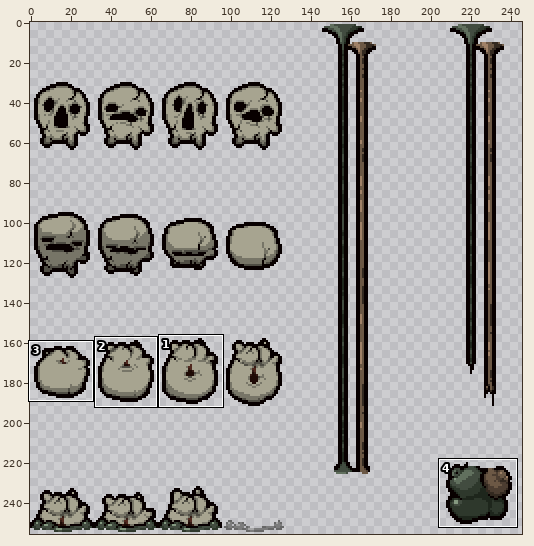
Edited in one commit: sprite sheet (resources/gfx/monsters/repentance/802.000_stillborn_corpse.png). The first picture is a wide view before the edit; the outline marks the close-up.
Close-up. Before the commit:
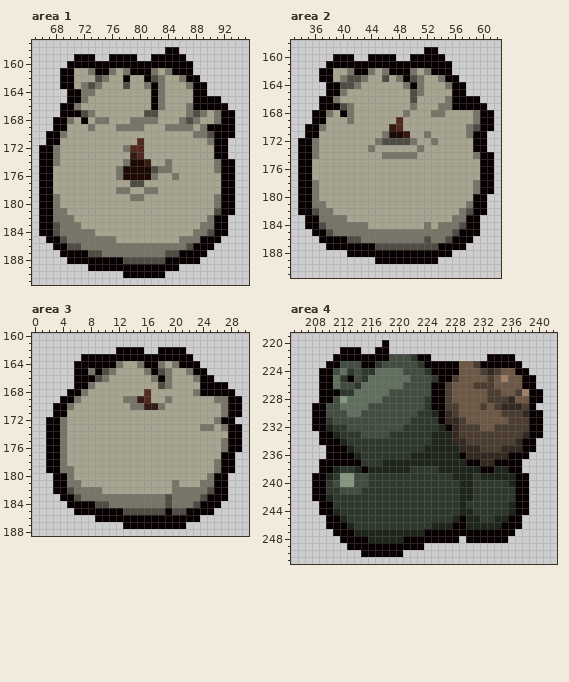
The file is 256x256 pixels. Colours within 5 levels of each other are drawn and written as one. Shown: area 1: x 65..95, y 157..191; area 2: x 33..62, y 158..191; area 3: x 0..30, y 160..188; area 4: x 205..242, y 219..251. The wide view leaves out empty margins. The commit also changed other parts of the picture, which this record leaves out.
After the commit:
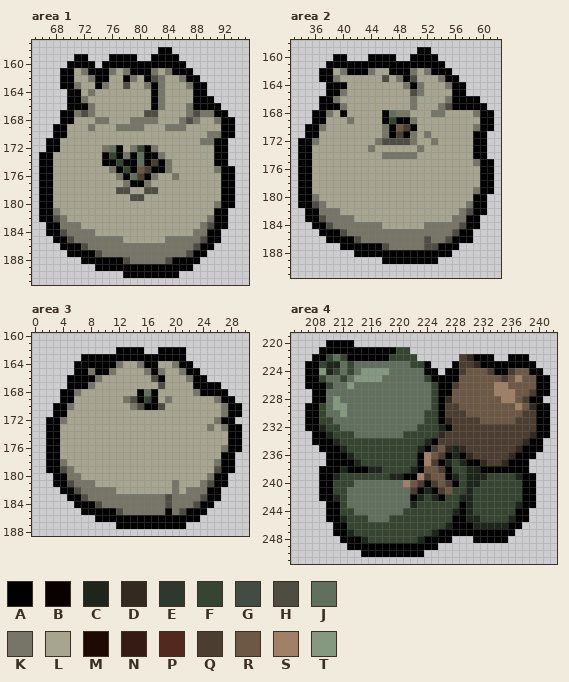
Palette (. is transparent): A #000000  B #080000  C #1e261c  D #332920  E #2e382c  F #364432  G #424c40  H #4e4c43  J #61705e  K #777567  L #a7a490  M #1e0a05  N #351b14  P #51291f  Q #4c3d31  R #6c5845  S #a08167  T #849980
The exact change:
Changed rows in their new state; - is an unchanged pixel.
Area 1:
first column x 66:
158 -----------------AA.--------
159 -----AA.--AAAA--AAAA.-------
160 ----AAAA.AAAAAAAAAAAA.------
161 ---AA-KAAA---AAA---AAA------
162 ---AA--KAA--AK-A-----AA-----
163 ---AAKLLAK------A-----AA----
164 ----AAL---------A-----AA----
165 ----AA----------A-----AAA.--
166 ---.AAAK--------A-----AAAA.-
167 ---AAK------------------KAA.
168 --.AA-L-------------------AA
169 --AA-----------------L-LLLAA
170 -.AA------------------LLKKAA
171 -AA-----------L--------K-AA-
172 .AA------KJALKFAK--------AA-
173 AAL------AFAKAJAAK-------AA-
174 AAL------AAFAAJAQA-------AA.
175 AA--------KAFARQAA--------AA
176 AA----------AJQA----------AA
177 AA----------KAAK----------AA
178 AA---------HH--HH---------AA
179 AAL----------HH----------LAA
180 AAL-----------------------AA
181 AA-L---------------------AA.
182 AAH-L--------------------AA-
183 .AA---------------------HAA-
184 .AAH--------------------AA.-
185 -.AAH------K------KK---HAA--
186 --.AAAH--------------KHAA---
187 ---.AAAA----------KKKHAA----
188 ----..AAAAAA-KKKKKHAAAA-----
189 -------.AAAAAAAAAAAAAA------
190 ------------AAAAAAAA--------
Area 2:
first column x 34:
159 -----------------AA.--------
160 -----AA.--AAAA--AAAA.-------
161 ----AAAAAAAAAAAAAAAAA.------
162 ---AA-KAAA--LAAA---AAA------
163 ---AAKLLLL-----A-L---AA-----
164 ----AAALL-------A-----AA----
165 ----AA----------------AA----
166 ---AA-----------K-----AAAA--
167 ---AAAKL-------------HAAAAA-
168 --AA--AL----AJK-----------AA
169 --AA--------AFAAK--------LAA
170 -AA---------KARQA-------LKAA
171 -AA----------AQAK-------LAA-
172 AA-----------------------AA-
173 AAL----------------------AA-
174 AAL----------------------AA.
175 AA-----------------------KAA
176 AA------------------------AA
177 AA------------------------AA
178 AAL----------------------LAA
179 AAL-----------------------AA
180 AA-----------------------AA-
181 AAH----------------------AA-
182 .AA--K-------------------AA-
183 -AAH---K----------------AA--
184 -.AAH-----KK-------K----AA--
185 --.AAAH----------------AA.--
186 ---.AAAA--------------AAA---
187 ----..AAAAAA-KKKKK--AAA.----
188 -------.AAAAAAAAAAAAAA------
189 -----------.AAAAAAAA--------
Area 3:
first column x 2:
162 ----------AAAA--AAAA--------
163 -----AAAAAAAAAAAAAAA.-------
164 ----AAAAAA----AAL--AA.------
165 ----AA-AA------AKL-KAA.-----
166 ---AAAAKL------HAL--KAA.----
167 ---AAA-----------L---AAAA.--
168 --AAKL-------AJA------AAAA.-
169 --AAL-------HAFA---------AA.
170 -AA----------HAAH---------AA
171 -AA-----------------------AA
172 AA-----------------------AA-
173 AAL-------------------L---AA
174 AAL-----------------------AA
175 AAL----------------------LAA
176 AAL-----------------------AA
177 AAL----------------------AA-
178 AA-----------------------AA-
179 AAH---------------------HAA-
180 -AA-K-------------------AA--
181 -AAH-KK----------------HAA--
182 -.AAH---KK---------L---AA.--
183 --.AAH-----------------AA.--
184 ---.AAA-K-------------AA.---
185 ----.AAAAAHKKKKKK-K-AAA.----
186 -------AAAAAAAAAAAAAAA------
187 ----------AAAAAAAAAA--------
Area 4:
first column x 207:
220 ---AAAA----.-----------------------
221 --AAAAAAAAAAAFF--------------------
222 -AAFJFAAAAAAFFFF..----QDAAA..AAA---
223 AAFCCJFJJJJJJJJFFA...AQQDAAAAAAAA--
224 AATCF-FJTTTT--JJJAA.AAQ--RQAAQRRAA-
225 AAFJ-FJTTTT----JJFAAAA----R-Q-SRRAA
226 AAAF-JTJ------JJJJFAAQ--RRRSS--RRAA
227 -AAJJJJ-----JJJJJJFAA-----RSSSRRQAA
228 -AAJTJ-----JJJJJJJFAD-----RRSS-QAA-
229 AAFJTT---JJJJJJJJJFA-----R-RRRSRDAA
230 AAFJJT--JJJJJJJJJFFAQ-Q-----RRRQQAA
231 AAFFJJJJJJJJJJJJJFFA-Q-QQ----R--QAA
232 AACFFJJJJJJJJJJJFFF-AQ---QQ-----QAA
233 -AACFFFJJJJJJJFFFFFDQQ---------QDAA
234 -AAACFFFFFFFFFFFFCAQQQQ-------QDAA-
235 --AAACFFFFFFFFFFCAQRD--QQ---QQ-AAA-
236 ---AAACFFFFFFFFFASRQA-A-QQQQQDAAA--
237 --.AAAACFFFFFFFFASQA-F-AA-QQDAAA---
238 --AAACAAA--FFFFCARRQAFF--AAAAAAA---
239 -.AACFFFFFFFCCAASQRRA-F-C-FFFFCAA--
240 -.AAFFFJJJJJJJSRQAQRQAF-CFFFFFFAA--
241 -.AAFFJJJJJJJJJQACAQRFF-FFFFFFFAA--
242 -.AACFJJJJJJJJJACFCAFF--FFFFFFFAA--
243 --.AAFJJJJJJJJJCFFFFFFACFFFFFFCAA--
244 --.AAFFJJJJJJJFFFFFFFCA-FFFFFFAA---
245 ---AA-FFFJJJFFFFFFFFFAA--FFFFCAA---
246 ---.AAFFFFFFFFFFFFFF-AAA----CAA----
247 ----AACFFFFFFFFFFFCAAAAAAAAAAA-----
248 -----AAACFFFFFFFCAAAA.-.AAAAA------
249 ------AAAAAAAAAAAAA----------------
250 --------AAAAAAAAA------------------
Boxes around the changes in both close-ups, in picture pixels (x1, y1, x2, y2):
changed: (39, 47, 235, 278)
changed: (298, 47, 494, 264)
changed: (46, 347, 242, 529)
changed: (305, 340, 550, 557)
